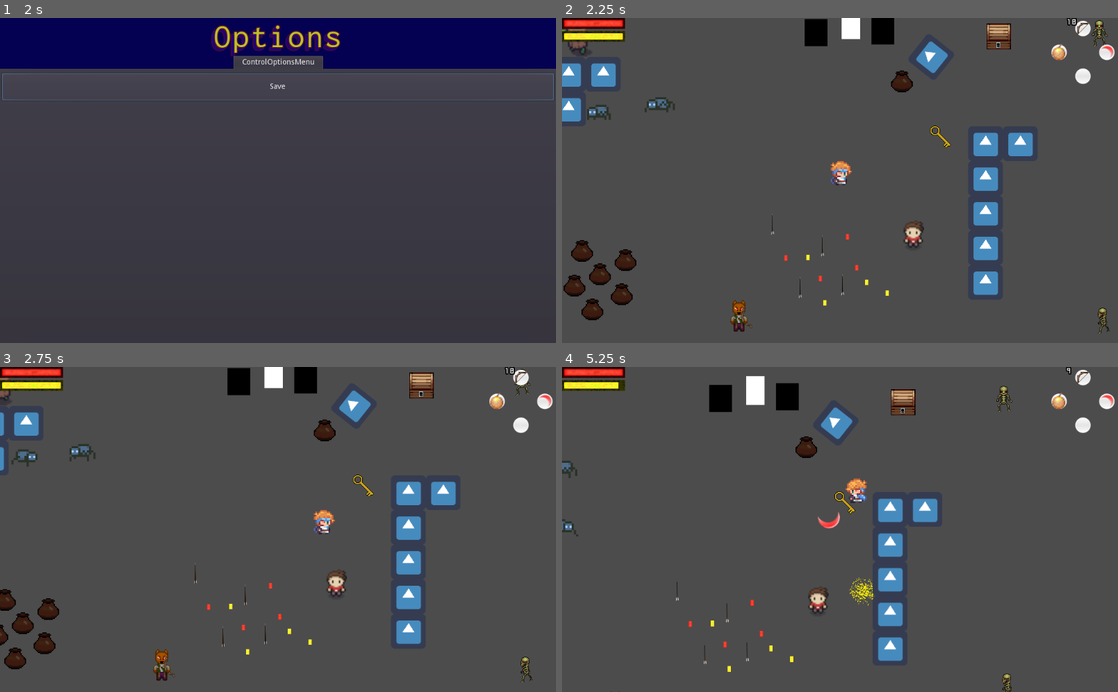
Above: before the commit, frames 1-4 (two rows, left to right).
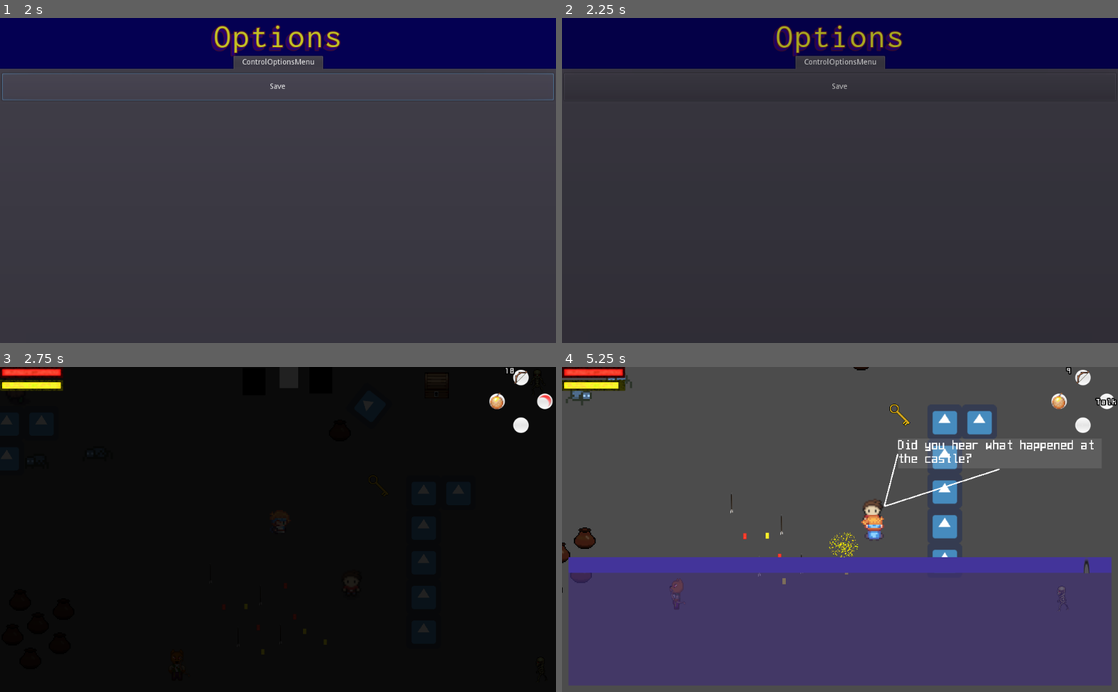
Above: after the commit, the same moments.

Repository: THESTICK16/Spirit-of-the-Unseen-prototype
Game: Godot game, scene res://UI/TitleScreen/TitleScreen.tscn
Same seed, same stepped clock (60 frames per second), same inputs: the game is played once before the commit and once after it. This scene is started directly instead of the project's main scene. The engine's default icon, where the game draws it, is replaced by a stand-in: a white triangle on a blue panel in a dark square.
Inputs (mouse positions are in pixels of both pictures, inside the frame that each line leads up to):
- Up to frame 1 (2 s): click "Options" at 0.5 s; click "Save" at 1.25 s
- Up to frame 2 (2.25 s): move the mouse to (962, 164) at 2.02 s; hold Right (ui_right) from 2.03 s (still down); tap L (a) at 2.1 s; click (962, 164) at 2.17 s
- Up to frame 3 (2.75 s): keep holding Right (ui_right); tap K (b) at 2.3 s
- Up to frame 4 (5.25 s): move the mouse to (728, 545) at 2.77 s; release Right (ui_right) at 2.78 s; hold Down (ui_down) 2.78-3.53 s; tap K (b) at 2.85 s; tap Enter (ui_accept) at 3.02, 4.52 s; tap P (x) at 3.05, 3.6 s; move the mouse to (895, 458) at 3.52 s; hold Right (ui_right) 3.53-4.28 s; tap O (y) at 3.8, 4.35 s; move the mouse to (812, 594) at 4.27 s; hold Up (ui_up) 4.28-5.03 s; click (812, 594) at 4.42 s; tap L (a) at 4.55, 5.1 s; move the mouse to (1006, 578) at 5.02 s; hold Left (ui_left) from 5.03 s (still down)

Frame 1 is identical in both runs. In frame 2, 87% of the frame differs, in the area x 0-100%, y 0-100%; in frame 3, 98%; in frame 4, 44%.
Error after the commit: Invalid type in function '_next_line' in base 'CanvasLayer (DialogueBox.gd)'. Cannot convert argument 1 from String to Dictionary. (res://UI/Dialogue+/Dialogue…

Commit message:
Added and began implementation of a game over screen

Diff:
--- /dev/null
+++ b/UI/GameOverScreen.tscn
@@ -0,0 +1,63 @@
+[gd_scene load_steps=4 format=2]
+
+[ext_resource path="res://UI/TitleScreen/MenuButton.tscn" type="PackedScene" id=1]
+[ext_resource path="res://Assets/Fonts/Inconsolata/static/Inconsolata/Inconsolata-Regular.ttf" type="DynamicFontData" id=2]
+
+[sub_resource type="DynamicFont" id=1]
+size = 62
+outline_size = 2
+outline_color = Color( 0.172549, 0.00392157, 0.321569, 0.458824 )
+extra_spacing_char = 3
+extra_spacing_space = -16
+font_data = ExtResource( 2 )
+
+[node name="GameOverScreen" type="CanvasLayer"]
+
+[node name="Background" type="ColorRect" parent="."]
+anchor_right = 1.0
+anchor_bottom = 1.0
+color = Color( 0.356863, 0.0431373, 0.533333, 1 )
+__meta__ = {
+"_edit_use_anchors_": false
+}
+
+[node name="GameOverMenu" type="Control" parent="."]
+anchor_right = 1.0
+anchor_bottom = 1.0
+__meta__ = {
+"_edit_use_anchors_": false
+}
+
+[node name="VBoxContainer" type="VBoxContainer" parent="GameOverMenu"]
+anchor_right = 1.0
+anchor_bottom = 1.0
+
+[node name="GameOverLabel" type="Label" parent="GameOverMenu/VBoxContainer"]
+margin_right = 1024.0
+margin_bottom = 90.0
+rect_min_size = Vector2( 924, 90 )
+custom_colors/font_color = Color( 0.772549, 0.137255, 0.137255, 1 )
+custom_colors/font_color_shadow = Color( 0.447059, 0.0392157, 0.729412, 1 )
+custom_constants/shadow_offset_x = -4
+custom_constants/line_spacing = 0
+custom_constants/shadow_offset_y = 4
+custom_constants/shadow_as_outline = 0
+custom_fonts/font = SubResource( 1 )
+text = "   Game Over..."
+align = 1
+valign = 1
+__meta__ = {
+"_editor_description_": "Make a TextureRect once a logo has been created and add here"
+}
+
+[node name="ContinueMenuButton" parent="GameOverMenu/VBoxContainer" instance=ExtResource( 1 )]
+margin_top = 94.0
+margin_right = 1024.0
+margin_bottom = 345.0
+text = "Continue"
+
+[node name="QuitMenuButton" parent="GameOverMenu/VBoxContainer" instance=ExtResource( 1 )]
+margin_top = 349.0
+margin_right = 1024.0
+margin_bottom = 600.0
+text = "Quit"
--- a/UI/TitleScreen/MainMenu.gd
+++ b/UI/TitleScreen/MainMenu.gd
@@ -11,7 +11,8 @@
 
 func button_pressed(next_scene_path : String):
 	if next_scene_path.ends_with("tscn"):
-		get_tree().change_scene(next_scene_path) #FIXME implement the pseudo code below with a transition scene
+#		get_tree().change_scene(next_scene_path) #FIXME implement the pseudo code below with a transition scene
+		TransitionController.change_to_new_scene(next_scene_path)
 	else:
 		set_new_displayed_menu(next_scene_path)
 #	var next_scene = load(next_scene_path)
Binary file added: Assets/LightEffects/LightEffect_01.png
Not shown, added: Assets/LightEffects/LightEffect_01.png.import
Binary file added: Assets/LightEffects/LightEffect_02.png
Not shown, added: Assets/LightEffects/LightEffect_02.png.import
Binary file added: Assets/LightEffects/LightEffect_03.png
Not shown, added: Assets/LightEffects/LightEffect_03.png.import
Binary file added: Assets/LightEffects/LightEffect_04.png
Not shown, added: Assets/LightEffects/LightEffect_04.png.import
Binary file added: Assets/LightEffects/LightEffect_05.png
Not shown, added: Assets/LightEffects/LightEffect_05.png.import
Binary file added: Assets/LightEffects/LightEffect_06.png
Not shown, added: Assets/LightEffects/LightEffect_06.png.import
(and 40 more such lines)
